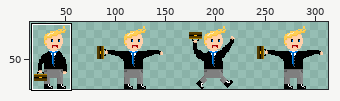
A sprite sheet gets an edit: Content/Images/SpriteSheets/Peeps/B_Man_In_Air.png. Above, an overview of the earlier version with the close-up marked.
Close-up. First the earlier version:
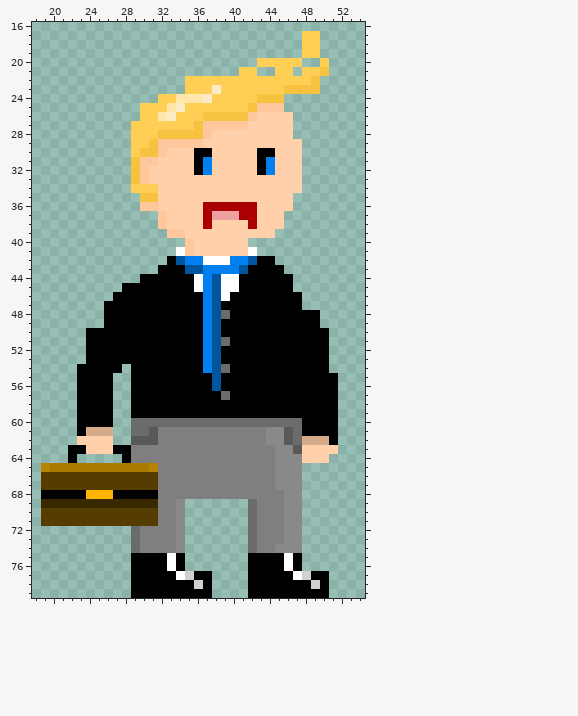
The file is 320x80 pixels. Shown: x 18..54, y 16..79. The wide view leaves out empty margins. The commit also changed other parts of the picture, which this record leaves out.
The result:
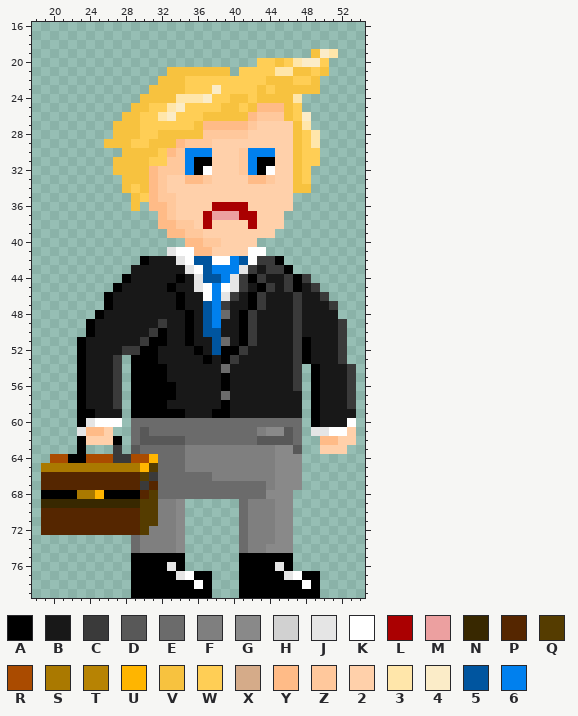
Palette (. is transparent): A #000000  B #181818  C #3a3a3a  D #585858  E #6b6b6b  F #7f7f7f  G #898989  H #d1d1d1  J #e5e5e5  K #ffffff  L #aa0001  M #eca0a0  N #382800  P #552600  Q #553c00  R #aa4b00  S #aa7900  T #b78303  U #ffb500  V #f7c23f  W #ffce55  X #d5ab89  Y #ffbb87  Z #ffc89c  2 #ffd0aa  3 #ffe6aa  4 #fbecc8  5 #00559f  6 #0080ee
Edits made:
@@ x 18..54 @@
 16 .....................................
-17 ..............................WW.....
-18 ..............................WW.....
-19 ..............................WW.....
-20 .........................WWWWW..W....
-21 .......................WW..WW.WWV....
-22 .................WWWWWWWWWWWWWWV.....
-23 .................WWW4WWWWWWWVVVV.....
-24 ..............WW3334WWWWWVVV.........
-25 ............WWW34WWWWWWWVZZZ.........
-26 ............WW34WWWVVVVVZ2222........
-27 ...........WWWWWWWVZZZZZ22222........
-28 ...........WWWVVVVVZ222222222........
-29 ...........WWVZZZZZ22222222222.......
-30 ...........WVVZ222AA22222AA222.......
-31 ...........VZZ2222A622222A6222.......
-32 ...........VZ22222A622222A6222.......
-33 ...........VZ22222222222222222.......
-34 ...........WWW2222222222222222.......
-35 ............VV222222222222222........
-36 ............ZZ22222LLLLLL2222........
-37 ..............Z2222LMMMLL222.........
-38 ..............Z2222L2222L222.........
-39 ...............ZZ2222222222..........
-40 .................Z222222.............
-41 ................KZ222222K............
-42 ...............A566KKK665AA..........
-43 ..............AAA5566665AAAA.........
-44 ............AAAAAAK65KKAAAAAA........
-45 ..........AAAAAAAAK65KKAAAAAA........
-46 .........AAAAAAAAAA65KAAAAAAAA.......
-47 ........AAAAAAAAAAA65AAAAAAAAA.......
-48 ........AAAAAAAAAAA65EAAAAAAAAAA.....
-49 ........AAAAAAAAAAA65AAAAAAAAAAA.....
-50 ......AAAAAAAAAAAAA65AAAAAAAAAAAA....
-51 ......AAAAAAAAAAAAA65EAAAAAAAAAAA....
-52 ......AAAAAAAAAAAAA65AAAAAAAAAAAA....
-53 ......AAAAAAAAAAAAA65AAAAAAAAAAAA....
-54 .....AAAAA.AAAAAAAA65EAAAAAAAAAAA....
-55 .....AAAA..AAAAAAAAA5AAAAAAAAAAAAA...
-56 .....AAAA..AAAAAAAAA5AAAAAAAAAAAAA...
-57 .....AAAA..AAAAAAAAAAEAAAAAAAAAAAA...
-58 .....AAAA..AAAAAAAAAAAAAAAAAAAAAAA...
-59 .....AAAA..AAAAAAAAAAAAAAAAAAAAAAA...
-60 .....AAAA..EEEEEEEEEEEEEEEEEEEAAAA...
-61 .....AXXX..EEDFFFFFFFFFFFFGGDEAAAA...
-62 .....2222..DDDFFFFFFFFFFFFGGDEXXXA...
-63 ....AA222AAFFFFFFFFFFFFFFFFGGD2222...
-64 ....A.....AFFFFFFFFFFFFFFFFGGG222....
-65 .TSSSSSSSSSSSTFFFFFFFFFFFFFGGG.......
-66 .QQQQQQQQQQQQQFFFFFFFFFFFFFGGG.......
-67 .QQQQQQQQQQQQQFFFFFFFFFFFFFGGG.......
-68 .AAAAAUUUAAAAAFFFFFFFFFFFFFFGG.......
-69 .NNNNNNNNNNNNNFFG.......EFFFGG.......
-70 .QQQQQQQQQQQQQFFG.......EFFFGG.......
-71 .QQQQQQQQQQQQQFFG.......EFFFGG.......
-72 ...........EFFFFG.......EFFFGG.......
-73 ...........EFFFFG.......EFFFGG.......
-74 ...........EFFFFG.......EFFGGG.......
-75 ...........AAAAKA.......AAAAKA.......
-76 ...........AAAAKA.......AAAAKA.......
-77 ...........AAAAAKHAA....AAAAAKHAA....
-78 ...........AAAAAAAHA....AAAAAAAHA....
-79 ...........AAAAAAAAA....AAAAAAAAA....
+17 .....................................
+18 .....................................
+19 ...............................V43...
+20 .........................WWVW344W....
+21 ...............VVVVVVV.WWWW33VVWV....
+22 ..............VVVWWWWWWWWWVVVWWV.....
+23 .............VVVVWWW4WWWWVWVVVVV.....
+24 ............VVVV3334WWVVWVVVV3.......
+25 ...........VVWW34WWWWVVWVYYYVW.......
+26 ..........VVWW34WWWVVVVVYZZZVW4......
+27 .........VVVWWWWWWVYYYYYZ2222V3......
+28 .........VVVWWVVVVVZZZZZ22222VW3.....
+29 ........VVVWWVVVYZZZ222222222VW3.....
+30 ..........VVVVWYZ666222Z66622VWW.....
+31 .........VVVVWWZZ6AA222Z6AA22VWW.....
+32 .........VVVVYZZZ6AK222Z6AK22VW......
+33 ..........VVVYZ22YYZ2222YYZ22VW......
+34 ..........VWVYZ22222222222222VV......
+35 ...........VWYZZ2222222222222........
+36 ...........V.YYZ2222LLLL22222........
+37 ..............YZ222LMMMLL222.........
+38 ..............YYZZ2L2222L222.........
+39 ...............YYZZ22222222..........
+40 .................YYZZ2222............
+41 ...............JKKYY2222KK...........
+42 ............ABBBJK55KK65KCCA.........
+43 ...........BBBBBBJK5666JCBCCA........
+44 ..........ABBBBBABJ556JCACBBCAC......
+45 .........ABBBBBABBJK6KJCBACBCABC.....
+46 ........ABBBBBBBABBK6JCBACBBBCBBC....
+47 ........ABBBBBBBABB56CBBACBBBCBBBC...
+48 .......ABBBBBBBBBAB56EBACBBBBCBBBB...
+49 ......ABBBBBBBCBBAB56BBACBBBBCBBBBC..
+50 ......ABBBBBBCABBAB55BBACBBBBCBBBBC..
+51 .....ABBBBBBCAABBABB5EBACBBBBCABBBC..
+52 .....ABBBBCCAABBBBAB5AACBBBBBCABBBC..
+53 .....ABBBC.AAABBBBBABACBBBBBBCABBBC..
+54 .....ABBBC.AAAABBBBBBEBBBBBBBC.ABBBC.
+55 .....ABBBC.AAAABBBBBBABBBBBBBC.ABBBC.
+56 .....ABBBC.AAAAABBBBBABBBBBBBC.ABBBC.
+57 .....ABBBC.AAAAABBBBBEBBBBBBBB.ABBBC.
+58 .....ABBBC.AAAABBBBBBABBBBBBBB.ABBBC.
+59 .....AABBB.AAAAAABBBAABBBBBBBB.ABBBB.
+60 .....AJKKK.EEEEEEEEEEEEEEEEEEE.ABBBK.
+61 .....JYY2..EDEEEEEEEEEEEEFGGDE.JJKK2.
+62 .....A222A.EDDDDDEEEEEEEEDDDDE..YY22.
+63 .....A...C.DEEEEEFFFFFFFFFFGGD..222..
+64 ..RRAARRRCCRRUEEEFFFFFFFFFFGGG.......
+65 .SSSSSSSSSSSUQEEEFFFFFFFFFFGGG.......
+66 .PPPPPPPPPPPQCEEEEEEFFFFFFFGGG.......
+67 .PPPPPPPPPPPCPEEEEEEEEEEEEFGGG.......
+68 .AAAASSUAAAAPQEEEEEEEEEEEEGGG........
+69 .NNNNNNNNNNNQQFFG......EFFFGG........
+70 .PPPPPPPPPPPQQFFG......EFFFGG........
+71 .PPPPPPPPPPPQQFFG......EFFFGG........
+72 .PPPPPPPPPPPQFFFG......EFFFGG........
+73 ...........EFFFFG......EFFFGG........
+74 ...........EFFFFG......EFFGGG........
+75 ...........AAAAAA......AAAAAA........
+76 ...........AAAAJA......AAAAJA........
+77 ...........AAAAAJKAA...AAAAAJKAA.....
+78 ...........AAAAAAAKA...AAAAAAAKA.....
+79 ...........AAAAAAAAA...AAAAAAAAA.....
Where, in picture pixels (left, top, right, bottom), the same in both close-ups:
changed: (41, 31, 356, 598)
